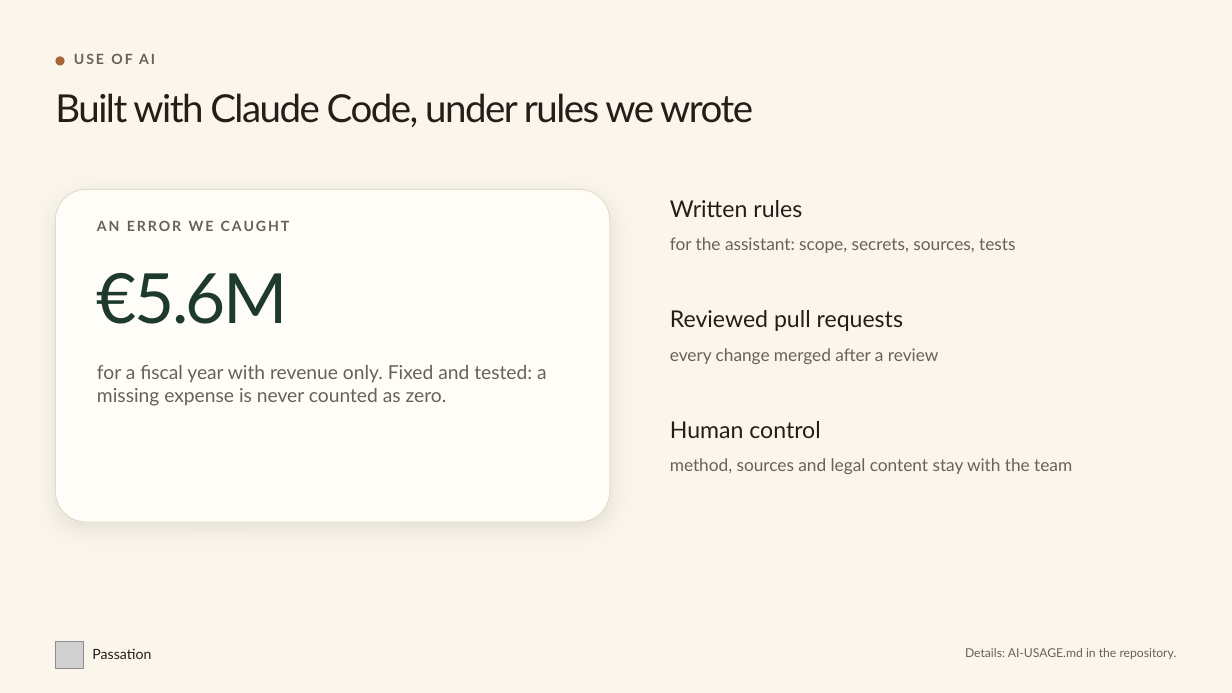
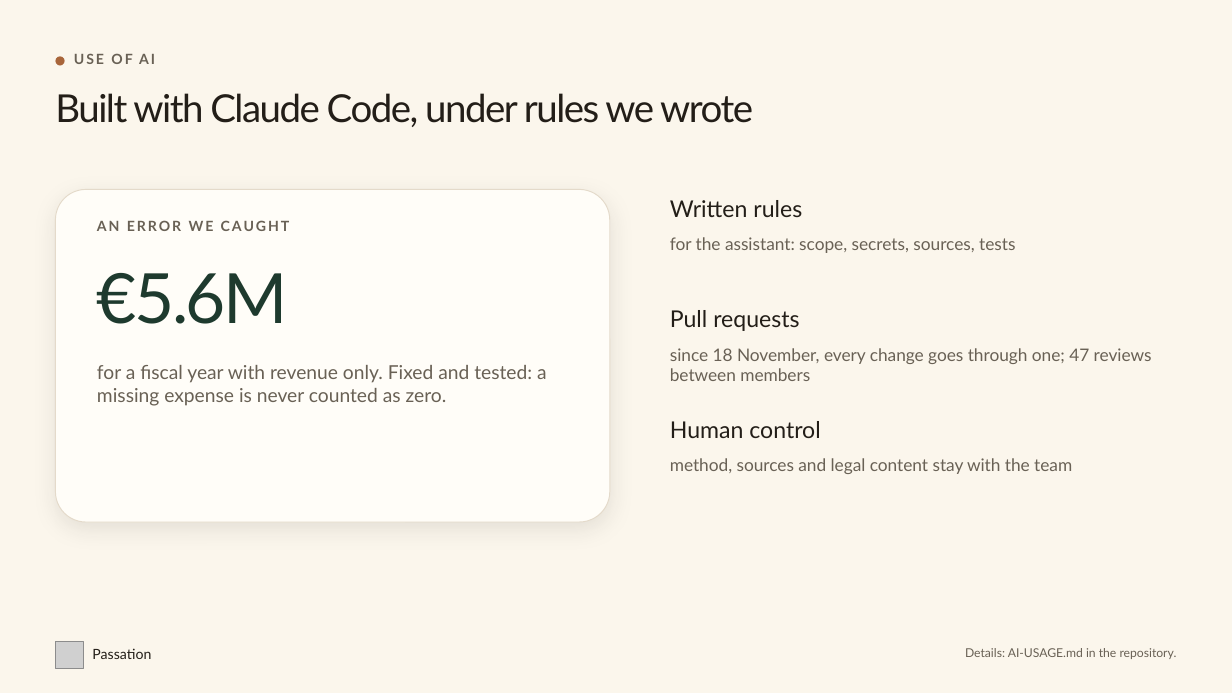
Before and after one commit to Erosfragliola/passation, a slide deck: slide 15 of docs/livrables/presentation.pptx (slide 18 before the commit). Drawn at 1232x693 pixels with LibreOffice and Linux fonts; fonts in the diff are those of the drawing; grey boxes stand for pictures. Boxes give left, top, right and bottom in pixels: in the first picture for what was removed or moved away, otherwise in the second. Text is boxed around its words. In the diff, an @@ line names an element or a change of style, - is before the commit and + after.

```diff
--- a/docs/livrables/presentation.pptx
+++ b/docs/livrables/presentation.pptx
@@ text at [670, 310, 799, 331]: text changed @@
-Reviewed pull requests
+Pull requests
@@ text at [670, 348, 1152, 381]: text changed @@
-every change merged after a review
+since 18 November, every change goes through one; 47 reviews between members
```
Also in this commit, not shown: 6 other slides changed, 1 slide added, 4 other files.
